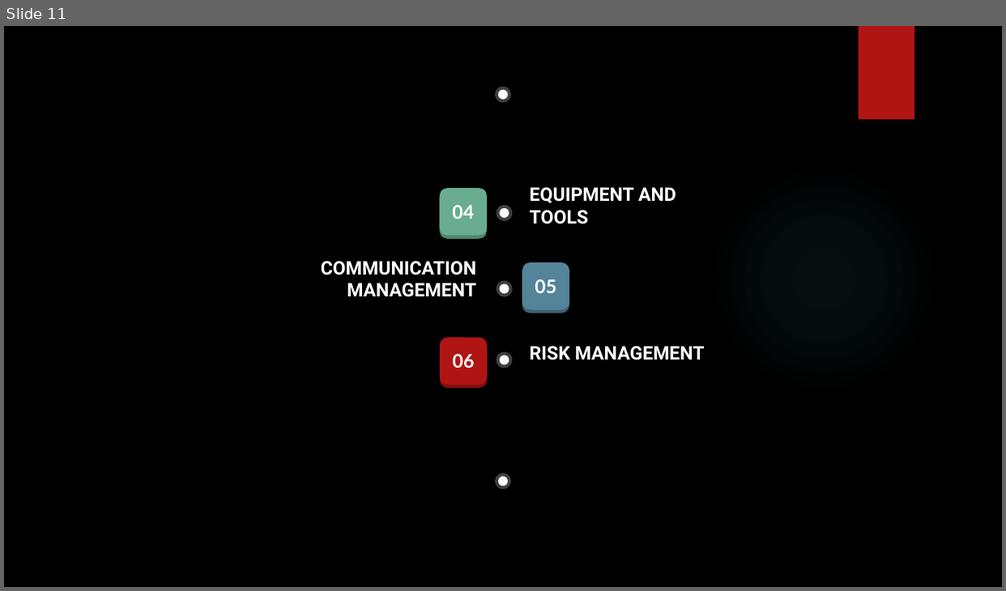
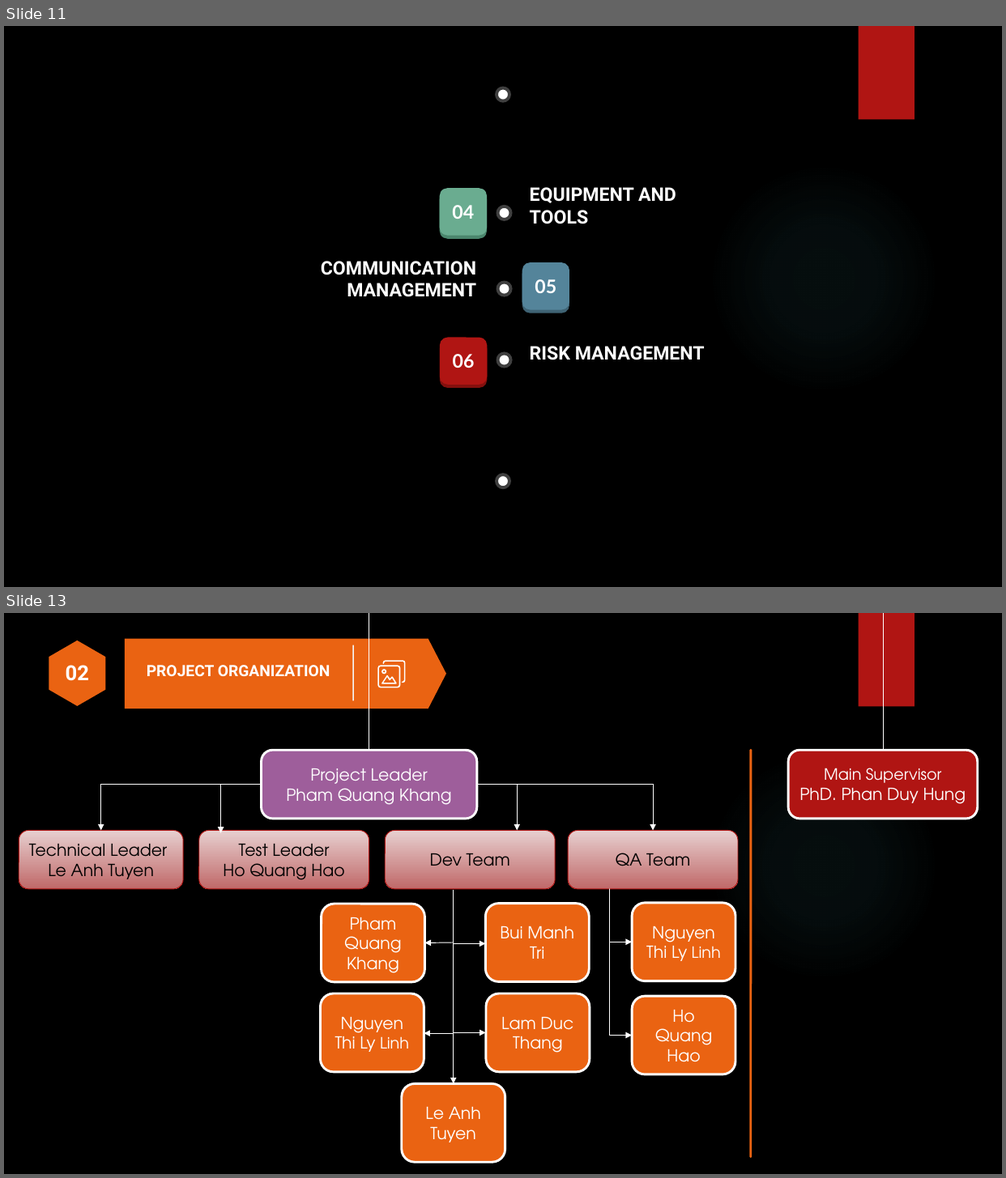
Before and after one commit to khangpqvn/Xanh-Hoa_Lac, a slide deck: Document/KhangPQ/Capstone.pptx. Shown one above the other, each under a label of ours: slide 11 before the commit, slides 11 and 13 after it; the slides between them are not shown. The pictures are 1006x591 and 1006x1178 pixels, drawn with LibreOffice and Linux fonts; fonts in the diff are those of the drawing; background and template pictures are left out. Boxes give left, top, right and bottom in pixels: in the first picture for what was removed or moved away, otherwise in the second. Text is boxed around its words. In the diff, an @@ line names an element or a change of style, - is before the commit and + after.

```diff
--- a/Document/KhangPQ/Capstone.pptx
+++ b/Document/KhangPQ/Capstone.pptx
@@ slide 13 added at bbox=[4, 613, 1002, 1174], background picture (left out); not listed: 2 template elements that a slide beside it also shows @@
@@ freeform shape added at bbox=[49, 641, 106, 707], fill #EA6312 @@
@@ text added at bbox=[66, 665, 89, 681], 20 pt, text #FFFFFF, bold @@
+02
@@ group added at bbox=[125, 638, 446, 709]: 2 freeform shapes, 1 rectangle, 1 text @@
+PROJECT ORGANIZATION
@@ elbow line added from (369, 750) to (883, 750), #FFFFFF 0.75 pt @@
@@ rounded rectangle added at bbox=[262, 750, 477, 819], fill #9E5E9B, outline #FFFFFF 2.25 pt, 16 pt, text #FFFFFF @@
+Project Leader
+Pham Quang Khang
@@ line added from (751, 750) to (751, 1157), #EA6312 2.25 pt @@
@@ rounded rectangle added at bbox=[789, 750, 978, 819], fill #B01513, outline #FFFFFF 2.25 pt, 16 pt, text #FFFFFF @@
+Main Supervisor
+PhD. Phan Duy Hung
@@ elbow arrow added from (262, 785) to (101, 831), #FFFFFF 0.75 pt @@
@@ elbow arrow added from (262, 785) to (221, 833), #FFFFFF 0.75 pt @@
@@ elbow arrow added from (477, 785) to (653, 831), #FFFFFF 0.75 pt @@
@@ elbow arrow added from (477, 785) to (517, 831), #FFFFFF 0.75 pt @@
@@ rounded rectangle added at bbox=[19, 831, 184, 889], fill gradient #E8D1D0 to #C06969, outline #B01513 0.75 pt, 16 pt, text #000000 @@
+Technical Leader
+Le Anh Tuyen
@@ rounded rectangle added at bbox=[199, 831, 369, 889], fill gradient #E8D1D0 to #C06969, outline #B01513 0.75 pt, 16 pt, text #000000 @@
+Test Leader
+Ho Quang Hao
@@ rounded rectangle added at bbox=[385, 831, 555, 889], fill gradient #E8D1D0 to #C06969, outline #B01513 0.75 pt, 16 pt, text #000000 @@
+Dev Team
@@ rounded rectangle added at bbox=[568, 831, 738, 889], fill gradient #E8D1D0 to #C06969, outline #B01513 0.75 pt, 16 pt, text #000000 @@
+QA Team
@@ elbow arrow added from (454, 890) to (485, 944), #FFFFFF 0.75 pt @@
@@ rounded rectangle added at bbox=[485, 904, 589, 982], fill #EA6312, outline #FFFFFF 2.25 pt, 16 pt, text #FFFFFF @@
+Bui Manh
+Tri
@@ elbow arrow added from (610, 889) to (632, 943), #FFFFFF 0.75 pt @@
@@ rounded rectangle added at bbox=[632, 903, 735, 982], fill #EA6312, outline #FFFFFF 2.25 pt, 16 pt, text #FFFFFF @@
+Nguyen Thi Ly Linh
@@ rounded rectangle added at bbox=[322, 905, 424, 983], fill #EA6312, outline #FFFFFF 2.25 pt, 16 pt, text #FFFFFF @@
+Pham Quang
+Khang
@@ arrow added from (454, 943) to (424, 943), #FFFFFF 0.75 pt @@
@@ elbow arrow added from (454, 943) to (486, 1033), #FFFFFF 0.75 pt @@
@@ elbow arrow added from (610, 943) to (632, 1035), #FFFFFF 0.75 pt @@
@@ rounded rectangle added at bbox=[321, 994, 424, 1072], fill #EA6312, outline #FFFFFF 2.25 pt, 16 pt, text #FFFFFF @@
+Nguyen Thi Ly Linh
@@ rounded rectangle added at bbox=[486, 994, 590, 1072], fill #EA6312, outline #FFFFFF 2.25 pt, 16 pt, text #FFFFFF @@
+Lam Duc
+Thang
@@ rounded rectangle added at bbox=[632, 996, 735, 1075], fill #EA6312, outline #FFFFFF 2.25 pt, 16 pt, text #FFFFFF @@
+Ho Quang Hao
@@ arrow added from (454, 1033) to (424, 1033), #FFFFFF 0.75 pt @@
@@ arrow added from (454, 1033) to (454, 1084), #FFFFFF 0.75 pt @@
@@ rounded rectangle added at bbox=[402, 1084, 505, 1162], fill #EA6312, outline #FFFFFF 2.25 pt, 16 pt, text #FFFFFF @@
+Le Anh
+Tuyen
```
Also in this commit, not shown: 1 slide changed, 6 other slides added, 3 slides removed, 1 other file.
